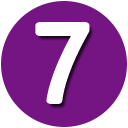
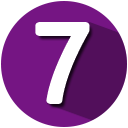
Layers edited between the first and the second 128 × 128 image:
added layer "矩形 1" (30%) above "椭圆 1" over [47, 22, 127, 121]
